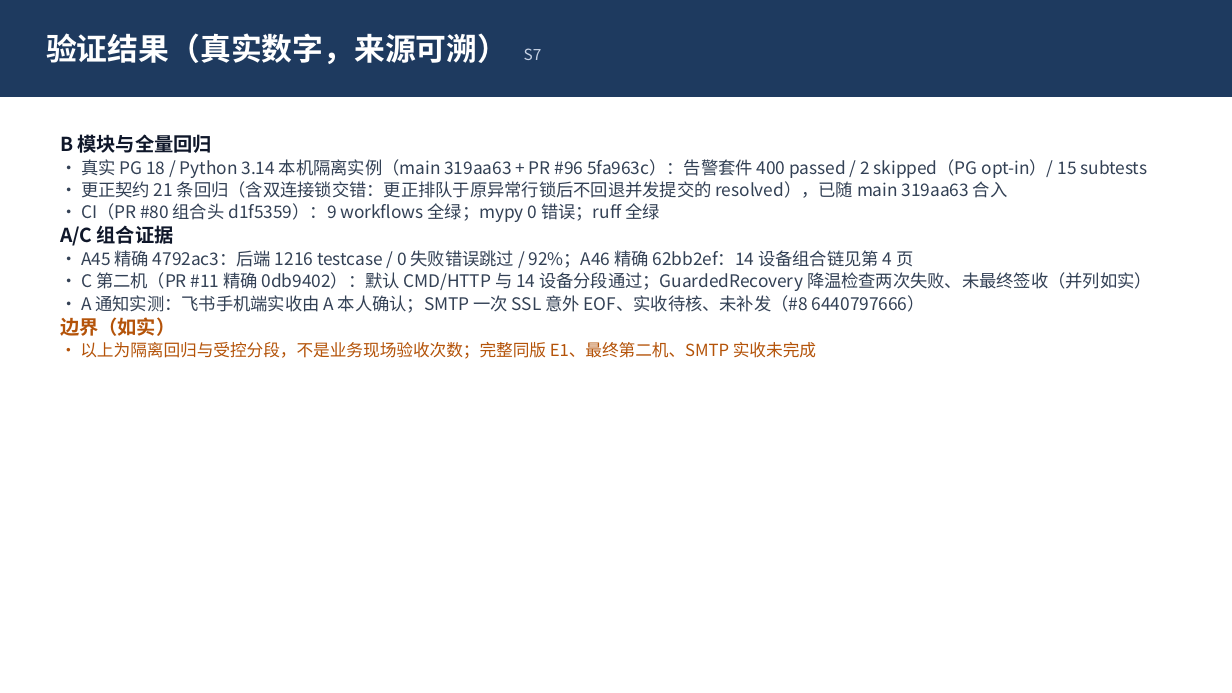
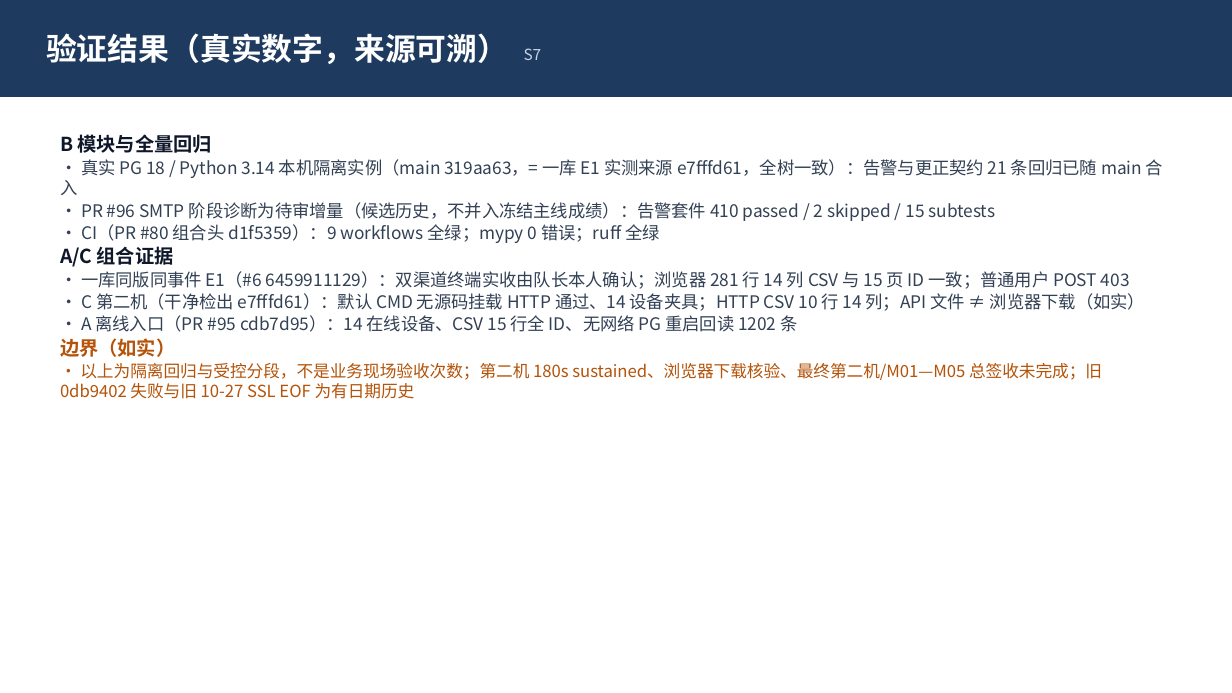
Before and after one commit to Cynthia060913/freshlink-zhikong-public, a slide deck: slide 7 of docs/submission/claude-b-materials/M04-PRESENTATION-DRAFT.pptx. Drawn at 1232x693 pixels with LibreOffice and Linux fonts; fonts in the diff are those of the drawing. Boxes give left, top, right and bottom in pixels: in the first picture for what was removed or moved away, otherwise in the second. Text is boxed around its words. In the diff, an @@ line names an element or a change of style, - is before the commit and + after.

Commit message:
docs(submission): sync materials to E1 dual-channel receipt facts; adopt e7 architecture asset
- M03 $0/2/5.5/5.6/9/10: rebase assembly facts on main 319aa63 (= E1
  source e7fffd61); record PR #96 dd2bf38 as pending-review candidate
  (410 passed / 2 skipped / 15 subtests, not merged into frozen-line
  results); replace stale SMTP-pending wording with the signed E1
  dual-channel receipt (#6 6459911129); honest-untested list refreshed.
- B-DEMO-STEPS: navigation reality (no separate warehouse/batch page),
  dry-run demo boundary, E1 fact kept in A's footage, dated history for
  the 10-27 SSL EOF.
- build-m04: verify tracked CURRENT-ARCHITECTURE-e7.png (PR #89 b4d8c28,
  sha256 pinned) before any output; media part renamed accordingly;
  S1/S6/S7/S8 copy updated to the same facts. Deck rebuilt
  deterministically (two builds same sha256, 8 slides).
- assets: A's e7 current architecture PNG, byte-identical to PR89 head.

```diff
--- a/docs/submission/claude-b-materials/M04-PRESENTATION-DRAFT.pptx
+++ b/docs/submission/claude-b-materials/M04-PRESENTATION-DRAFT.pptx
@@ text at (60, 159, 1163, 221): text changed @@
-• 真实 PG 18 / Python 3.14 本机隔离实例（main 319aa63 + PR #96 5fa963c）：告警套件 400 passed / 2 skipped（PG opt-in）/ 15 subtests
-• 更正契约 21 条回归（含双连接锁交错：更正排队于原异常行锁后不回退并发提交的 resolved），已随 main 319aa63 合入
+• 真实 PG 18 / Python 3.14 本机隔离实例（main 319aa63，= 一库 E1 实测来源 e7fffd61，全树一致）：告警与更正契约 21 条回归已随 main 合入
+• PR #96 SMTP 阶段诊断为待审增量（候选历史，不并入冻结主线成绩）：告警套件 410 passed / 2 skipped / 15 subtests
@@ text at (81, 271, 1145, 332): text changed @@
-• A45 精确 4792ac3：后端 1216 testcase / 0 失败错误跳过 / 92%；A46 精确 62bb2ef：14 设备组合链见第 4 页
-• C 第二机（PR #11 精确 0db9402）：默认 CMD/HTTP 与 14 设备分段通过；GuardedRecovery 降温检查两次失败、未最终签收（并列如实）
-• A 通知实测：飞书手机端实收由 A 本人确认；SMTP 一次 SSL 意外 EOF、实收待核、未补发（#8 6440797666）
+• 一库同版同事件 E1（#6 6459911129）：双渠道终端实收由队长本人确认；浏览器 281 行 14 列 CSV 与 15 页 ID 一致；普通用户 POST 403
+• C 第二机（干净检出 e7fffd61）：默认 CMD 无源码挂载 HTTP 通过、14 设备夹具；HTTP CSV 10 行 14 列；API 文件 ≠ 浏览器下载（如实）
+• A 离线入口（PR #95 cdb7d95）：14 在线设备、CSV 15 行全 ID、无网络 PG 重启回读 1202 条
@@ text at (60, 363, 1102, 399): text changed @@
-• 以上为隔离回归与受控分段，不是业务现场验收次数；完整同版 E1、最终第二机、SMTP 实收未完成
+• 以上为隔离回归与受控分段，不是业务现场验收次数；第二机 180s sustained、浏览器下载核验、最终第二机/M01—M05 总签收未完成；旧 0db9402 失败与旧 10-27 SSL EOF 为有日期历史
```
Also in this commit, not shown: 3 other slides changed, 4 other files.
